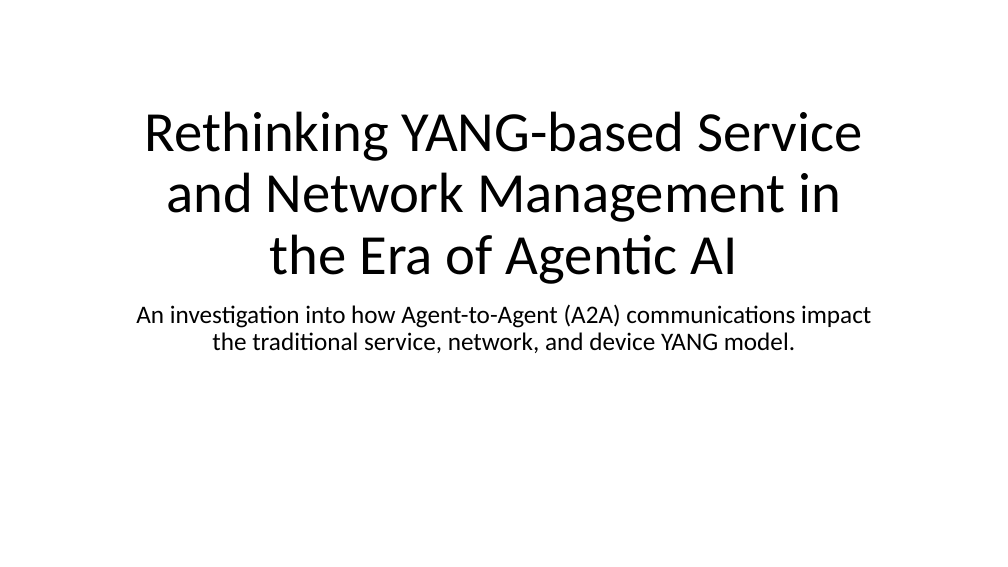
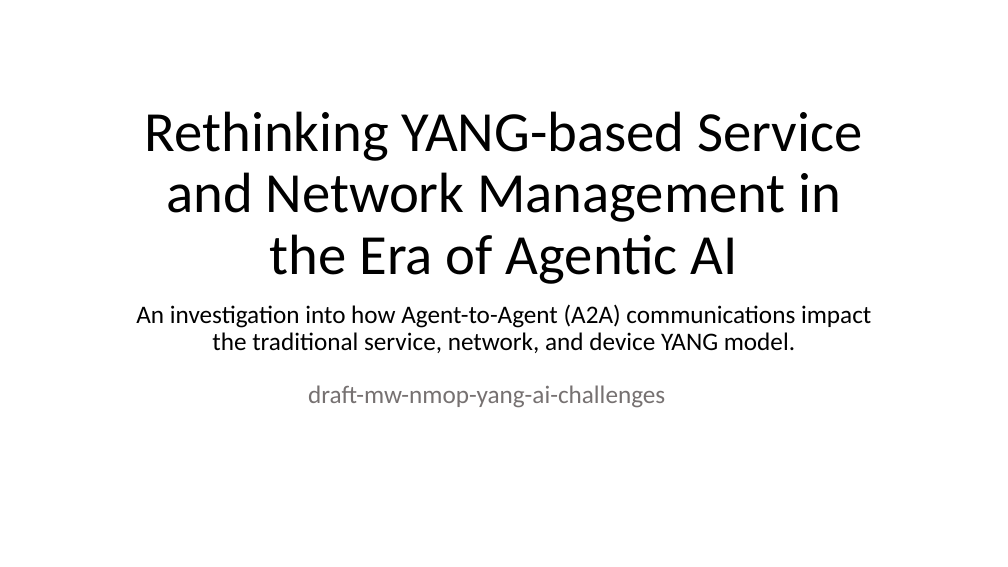
Before and after one commit to QiufangMa/AgentImpact2YANG, a slide deck: slide 1 of Side Meetings/AgentImpact2YANG.pptx. Drawn at 1008x567 pixels with LibreOffice and Linux fonts; fonts in the diff are those of the drawing. Boxes give left, top, right and bottom in pixels: in the first picture for what was removed or moved away, otherwise in the second. Text is boxed around its words. In the diff, an @@ line names an element or a change of style, - is before the commit and + after.

```diff
--- a/Side Meetings/AgentImpact2YANG.pptx
+++ b/Side Meetings/AgentImpact2YANG.pptx
@@ text added at box(308, 385, 665, 408), 24 pt, text #767171 @@
+draft-mw-nmop-yang-ai-challenges
```
Also in this commit, not shown: 13 other slides changed, 3 slides added, 2 slides removed, 1 other file.
